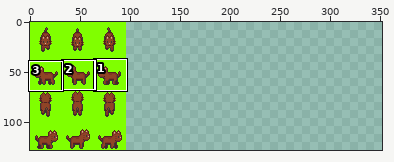
Two states of a sprite sheet, src/main/resources/base/img/cat-brown.png. Above: a wide view before the commit, with the close-up outlined.
Close-up. Before the edit:
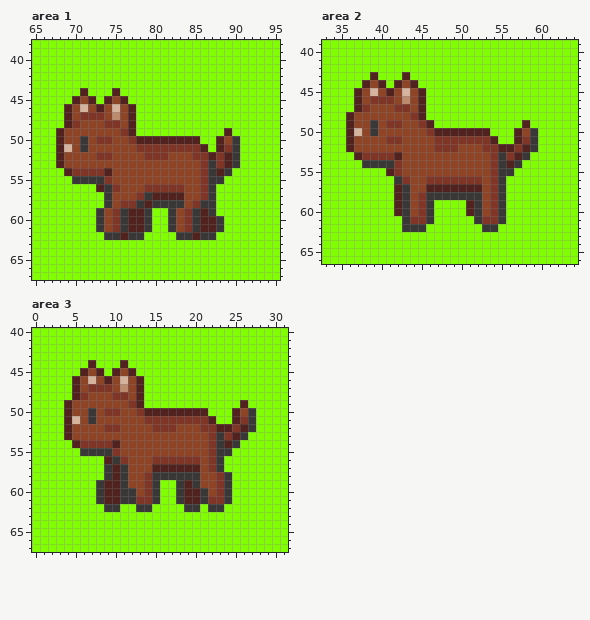
The file is 96x128 pixels. Shown: area 1: x 65..95, y 38..67; area 2: x 33..64, y 39..66; area 3: x 0..31, y 40..67. The old version is drawn lined up with the new one, on the new canvas. The commit also changed other parts of the picture, which this record leaves out.
Once edited:
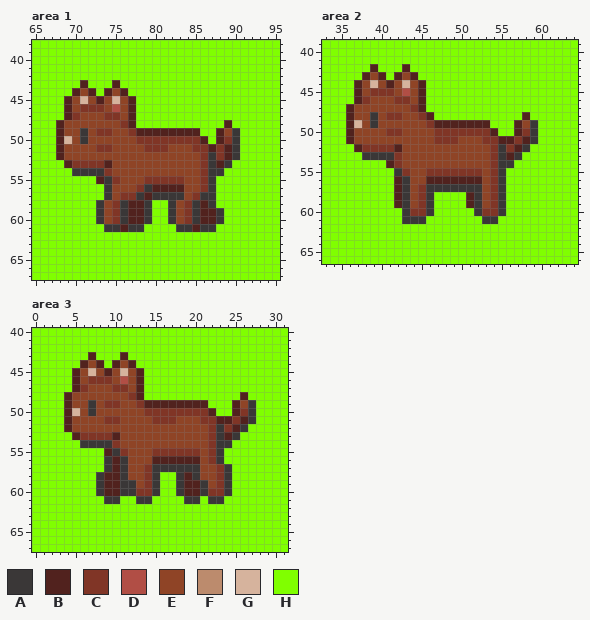
Palette (. is transparent): A #3a3737  B #51221e  C #803526  D #b14e45  E #8f4426  F #bc8b6d  G #d6b39d  H #80ff00
Edits made:
canvas 96x128 -> 352x128
Changed rows in their new state; - is an unchanged pixel.
Area 1:
first column x 68:
43 ---B---B---------------
44 --BEB-BEB--------------
45 -BEGEBEGEB-------------
46 ---CCC-D---------------
47 --CEEECC---------------
48 BEE---EEC------------B-
49 ---A-CC-ECBBBBBBBB--BEA
50 -G---EE--ECCCCCCCCB--C-
51 -E-E-CC---E---EEE-CBCB-
52 -----EE----EEE---E-A---
53 HBCCCCB-------------BAH
54 -HAAAAC-------------AH-
55 --HHHBAC---CCCCC----H--
56 -----H-E--CABBBB-------
57 --------CCABAAAA-CA----
58 -----AECABBAHH-ECAB----
59 -------------------BA--
61 -----HAABAAH--HAABAAH--
62 ------HHHHH----HHHHH---
Area 2:
first column x 36:
42 ---B---B----------------
43 --BEB-BEB---------------
44 -BEGEBEGEB--------------
45 ---CCC-D----------------
46 --CEEECC----------------
47 BEE---EEC---------------
48 ---A-CC-ECB-----------B-
49 -G---EE--ECBBBBBBB---BEA
50 -E-E-CC---ECCCCCCCB---C-
51 -----EE-------EEE-CBBCB-
52 HBCCCCB----EEE---E-ACBAH
53 -HAAAAC-------------BAH-
54 --HHHB--------------AH--
55 -----HAC--CCCCCCC---H---
56 ------BA--BBBBBBB-------
57 ---------CAAAAAAA-------
58 -----------HHHHB--------
60 ------H-C------H-C------
61 --------AAH-----HAAH----
62 -------HHH-------HH-----
Area 3:
first column x 4:
43 ---B---B----------------
44 --BEB-BEB---------------
45 -BEGEBEGEB--------------
46 ---CCC-D----------------
47 --CEEECC----------------
48 BEE---EEC-------------B-
49 ---A-CC-ECBBBBBBBB---BEA
50 -G---EE--ECCCCCCCCB---C-
51 -E-E-CC---E---EEE-CBBCB-
52 -----EE----EEE---E-ACBAH
53 HBCCCCB-------------BAH-
54 -HAAAAC-------------AH--
55 --HHHBAC---CCCCCC---H---
56 -----ABA---BBBBBB-------
57 ----------CAAAAAA-ECA---
58 ----AB------HH-B--------
59 --------A-------BA------
60 ---------C--------C-----
61 ----HAAHHAAH--HAAHAAH---
62 -----HH--HH----HH-HH----
